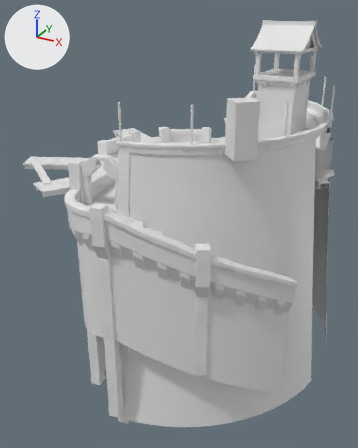
The FBX model ProjectKerstboom_Unity/Assets/Content/Jonne/PlaceHolders/_rena_0.5.fbx as it was, and as the next commit left it.
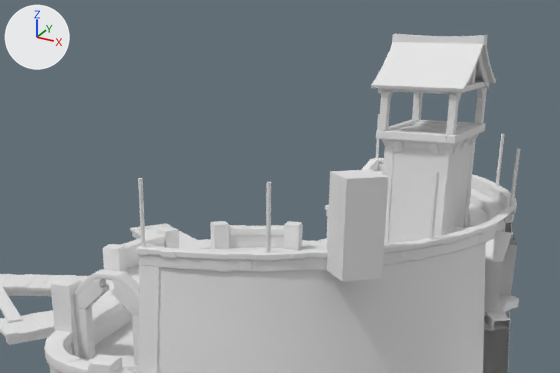
Each version appears first whole from a 50 mm lens placed at (2.82, -5.26, 1.78), pointed at (0.07, -0.26, -0.72), and next in a close-up on the part from 11% to 100% of the width and 0% to 48% of the height. Arrows for +X, +Y and +Z are at upper left; the lights stay in place. Materials are left out; every surface is plain grey. Where no turn or scale is listed for an object, it has been applied to the vertices. Vertices at the same position are counted once.
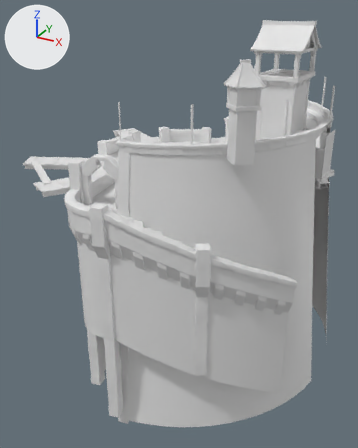
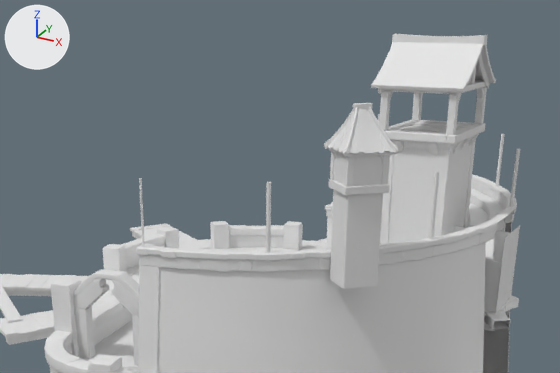
Location of each change, (x1, y1, x2, y2) in pixels of the close-ups (560 x 373 px):
'pCube26', reshaped, moved
    before: (326, 169, 389, 282)
    after: (330, 153, 383, 289)
'polySurface850', added
    after: (328, 109, 394, 155)
'polySurface851', added
    after: (329, 148, 393, 196)
'pCube29', added
    after: (496, 225, 520, 313)
'polySurface839', added
    after: (324, 103, 398, 156)
'pCylinder6', reshaped, moved (22% narrower)
    before: (138, 178, 146, 247)
    after: (139, 178, 145, 247)
part 1 of me_mesh_015, deleted
    before: (326, 169, 389, 282)
part 2 of me_mesh_015, added
    after: (330, 153, 383, 289)
part 3 of me_mesh_092, deleted
    before: (138, 178, 146, 247)
part 4 of me_mesh_092, added
    after: (139, 178, 145, 247)

The change, as a list of edits to the scene's bpy script:
```text
Change me_mesh_092:
    used by ob_pcylinder6; location = (0.0, 0.0, 0.665)
    remove me_mesh_092.from_pydata(...)  # 18 vertices, 24 faces; spans x 0.228..0.251, y -1.669..-1.647, z -0.001..0.348
    add me_mesh_092.from_pydata(...)  # 66 vertices, 64 faces; spans x -0.006..0.006, y -0.006..0.006, z -0.174..0.174
    me_mesh_092 part 3: the whole mesh is rebuilt
    me_mesh_092 part 4
    18 vertices are added at x -0.003..0.0, y -0.006..0.006, z -0.174..0.174
    16 new vertices lie (0.005, 0.0, 0.0) away from vertices in x -0.003..-0.002, y -0.006..0.006, z -0.174..0.174
    8 new vertices lie (0.004, 0.003, 0.0) away from vertices in x 0.002, y -0.006, z -0.174..0.174
    8 new vertices lie (0.0, 0.005, 0.0) away from vertices in x 0.006, y -0.003, z -0.174..0.174
    8 new vertices lie (-0.004, -0.003, 0.0) away from vertices in x -0.002, y 0.006, z -0.174..0.174
    8 new vertices lie (-0.003, 0.004, 0.0) away from vertices in x -0.003, y -0.006, z -0.174..0.174
    64 new faces join them
Change me_mesh_015:
    used by ob_pcube26; location = (0.0, 0.0, 0.0)
    verts and faces of me_mesh_015; kept vertices keep their numbers, new ones are numbered from 8
    before: 0 (1.251, -1.44, 0.569) at pixel (341, 281), 1 (1.401, -1.29, 0.569) at pixel (382, 278), 2 (1.251, -1.44, 1.062) at pixel (346, 178), 3 (1.401, -1.29, 1.062) at pixel (388, 176), 4 (1.101, -1.29, 1.062) at pixel (330, 171)
    before: 5 (1.251, -1.14, 1.062) at pixel (370, 169), 6 (1.101, -1.29, 0.569) at pixel (326, 270), 7 (1.251, -1.14, 0.569)
    remove me_mesh_015.from_pydata(...)  # 8 vertices, 5 faces; spans x 1.101..1.401, y -1.44..-1.14, z 0.569..1.062
    add me_mesh_015.from_pydata(...)  # 32 vertices, 16 faces; spans x -0.14..0.14, y -0.14..0.14, z -0.319..0.319
    me_mesh_015 part 1
    add delete_vertices([*range(0, 8)])  # with the faces that use them
    me_mesh_015 part 2
    20 vertices are added at x -0.14..0.14, y -0.14..0.14, z -0.319..0.319
    12 new vertices lie (0.0, 0.0, 0.493) away from vertices in x -0.128..0.128, y -0.128..0.128, z -0.319
    16 new faces join them
Add me_mesh_131:
    me_mesh_131.from_pydata([(-1.047, -0.191, 0.099), (-1.047, -0.191, 0.575), (-1.047, 0.191, 0.575), (-1.047, 0.191, 0.099)], [], [(3, 0, 1, 2)])
Add me_mesh_128:
    me_mesh_128.from_pydata(...)  # 480 vertices, 520 faces; spans x -0.162..0.162, y -0.161..0.161, z -0.102..0.102
Add me_mesh_129:
    me_mesh_129.from_pydata(...)  # 232 vertices, 234 faces; spans x -0.187..0.187, y -0.187..0.187, z -0.108..0.108
Add me_mesh_130:
    me_mesh_130.from_pydata(...)  # 570 vertices, 453 faces; spans x -0.174..0.174, y -0.176..0.176, z -0.098..0.098
Change ob_pcylinder6:
    ob_pcylinder6.location: (0.0, 0.0, 0.665) -> (0.24, -1.658, 0.838)
Change ob_pcube26:
    ob_pcube26.location: (0.0, 0.0, 0.0) -> (1.251, -1.29, 0.847)
Add ob_pcube29:
    ob_pcube29 = bpy.data.objects.new('pCube29', me_mesh_131)
    ob_pcube29.location = (2.783, 0.0, 0.0)
Add ob_polysurface851:
    ob_polysurface851 = bpy.data.objects.new('polySurface851', me_mesh_128)
    ob_polysurface851.location = (1.251, -1.288, 1.088)
Add ob_polysurface839:
    ob_polysurface839 = bpy.data.objects.new('polySurface839', me_mesh_129)
    ob_polysurface839.location = (1.253, -1.29, 1.275)
Add ob_polysurface850:
    ob_polysurface850 = bpy.data.objects.new('polySurface850', me_mesh_130)
    ob_polysurface850.location = (1.251, -1.29, 1.265)
```
